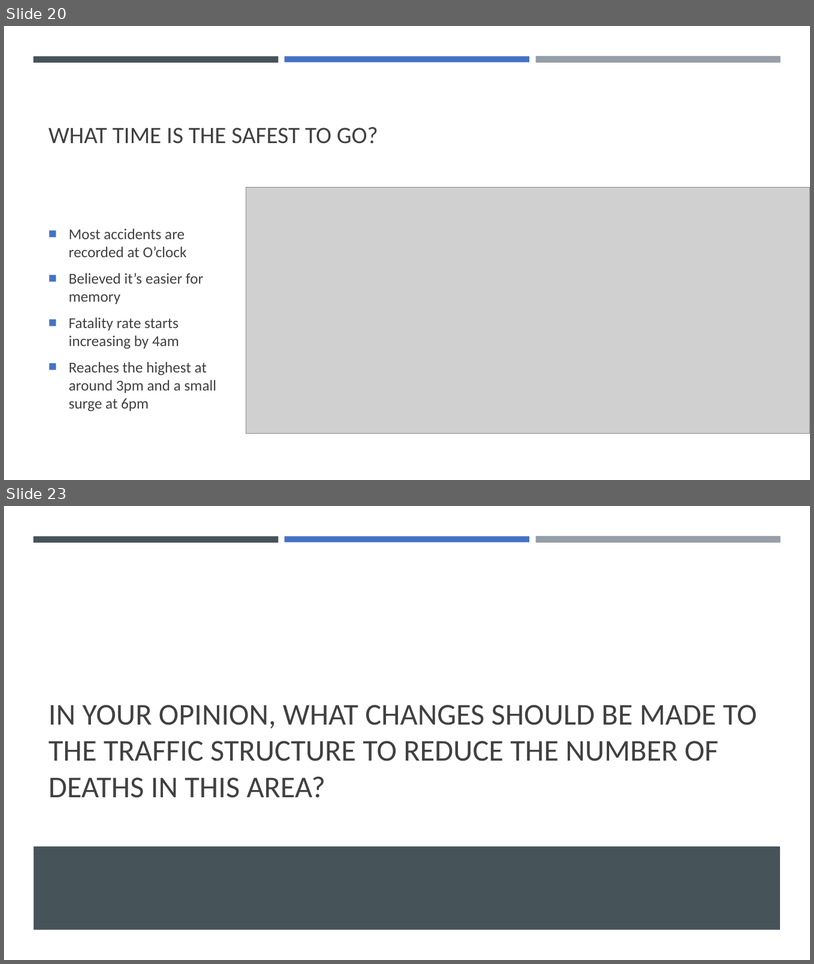
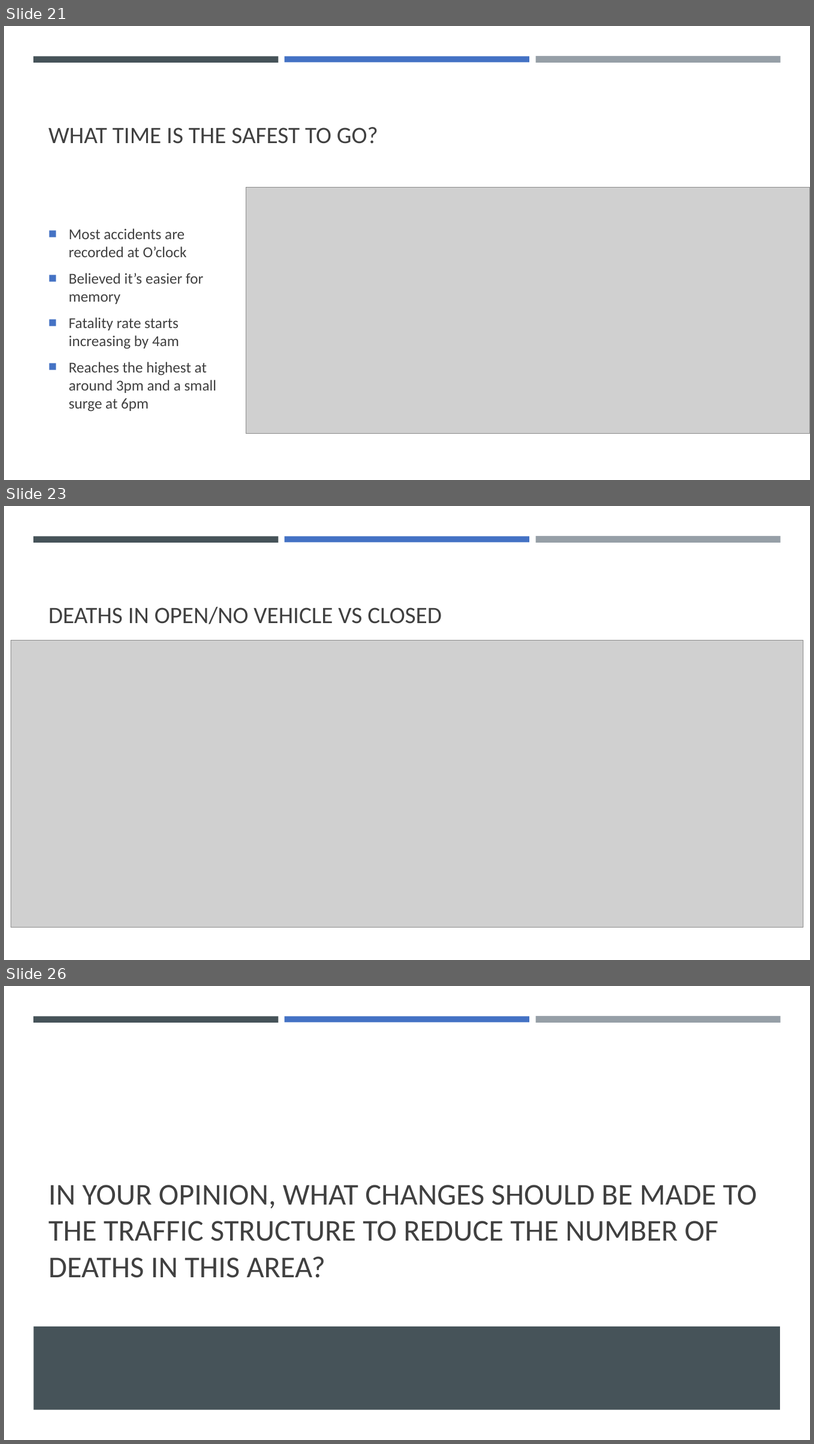
Before and after one commit to cyrusauyeungc/Project_01, a slide deck: output_data/Presentation.pptx. Shown one above the other, each under a label of ours: slides 20 and 23 before the commit, slides 21, 23 and 26 after it; the slides between them are not shown. The pictures are 814x964 and 814x1444 pixels, drawn with LibreOffice and Linux fonts; fonts in the diff are those of the drawing; grey boxes stand for pictures. Boxes give left, top, right and bottom in pixels: in the first picture for what was removed or moved away, otherwise in the second. Text is boxed around its words. In the diff, an @@ line names an element or a change of style, - is before the commit and + after.

```diff
--- a/output_data/Presentation.pptx
+++ b/output_data/Presentation.pptx
@@ slide 23 added at [4,506,810,960], background #FFFFFF; not listed: 3 template elements that a slide beside it also shows @@
@@ title added at [48,606,442,624], 28 pt, text #404040 @@
+DEATHS IN OPEN/NO VEHICLE VS CLOSED
@@ picture added at [11,640,804,927] @@
@@ what was slide 20 is now slide 21 @@
@@ what was slide 23 is now slide 26 @@
```
Also in this commit, not shown: 3 other slides added, 1 slide removed, 6 other files.
